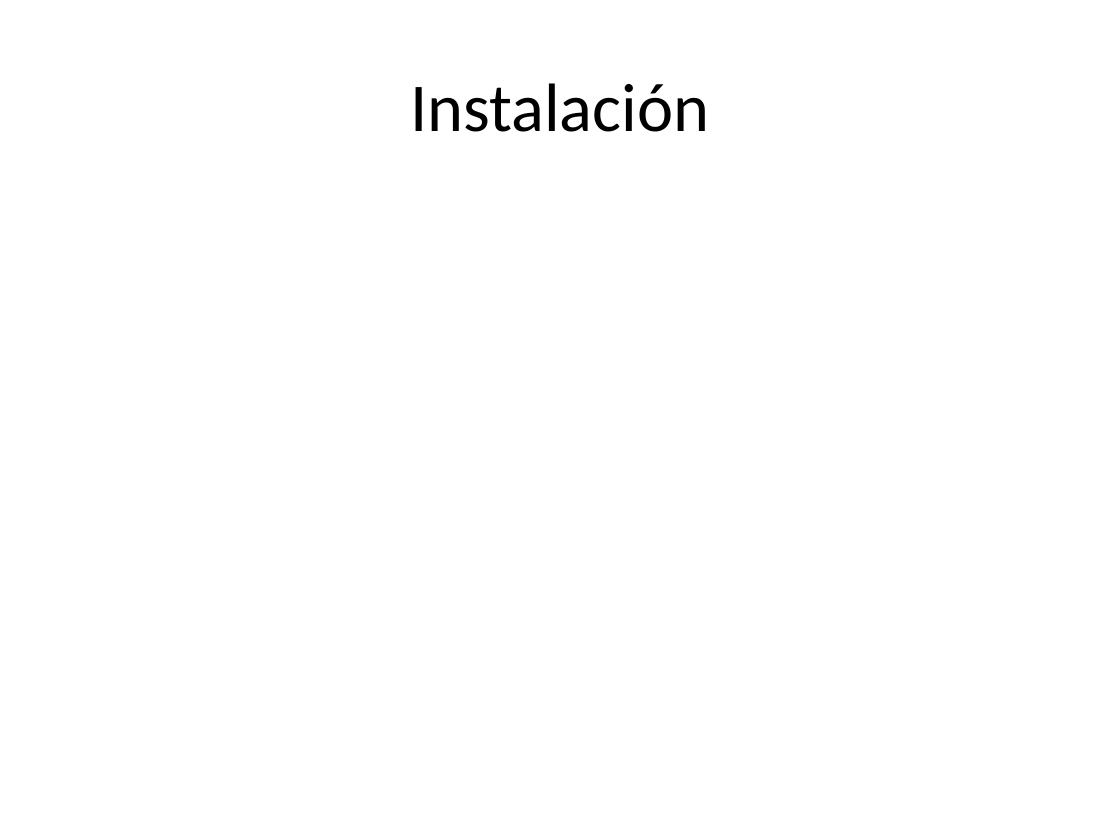
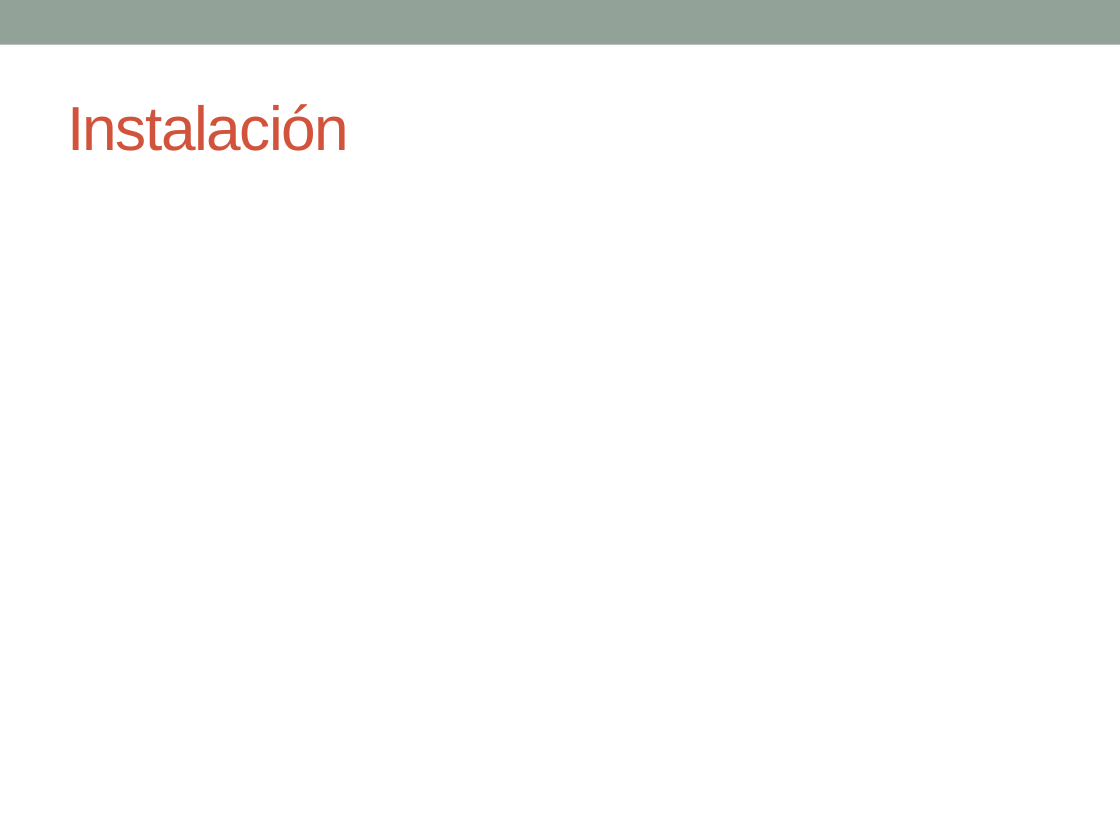
Before and after one commit to oca159/Clase-DAR, a slide deck: slide 6 of Tareas/JPPF/JPPF-Presentacion.pptx (slide 4 before the commit). Drawn at 1120x840 pixels with LibreOffice and Linux fonts; fonts in the diff are those of the drawing. Boxes give left, top, right and bottom in pixels: in the first picture for what was removed or moved away, otherwise in the second. Text is boxed around its words. In the diff, an @@ line names an element or a change of style, - is before the commit and + after.

```diff
--- a/Tareas/JPPF/JPPF-Presentacion.pptx
+++ b/Tareas/JPPF/JPPF-Presentacion.pptx
@@ rectangle added at (0, 0, 1120, 45), fill #93A299 @@
@@ title "Instalación": place and size @@
-title "Instalación" at (410, 83, 709, 132)
+title "Instalación" at (67, 104, 349, 151)
@@ title "Instalación" at (67, 104, 349, 151): size 44 to 40 pt, font Calibri to Arial, text colour #000000 to #D2533C, letter spacing 0 to -1 pt; alignment centre to left @@
```
Also in this commit, not shown: 4 other slides changed, 5 slides added, 3 slides removed, 1 other file.
